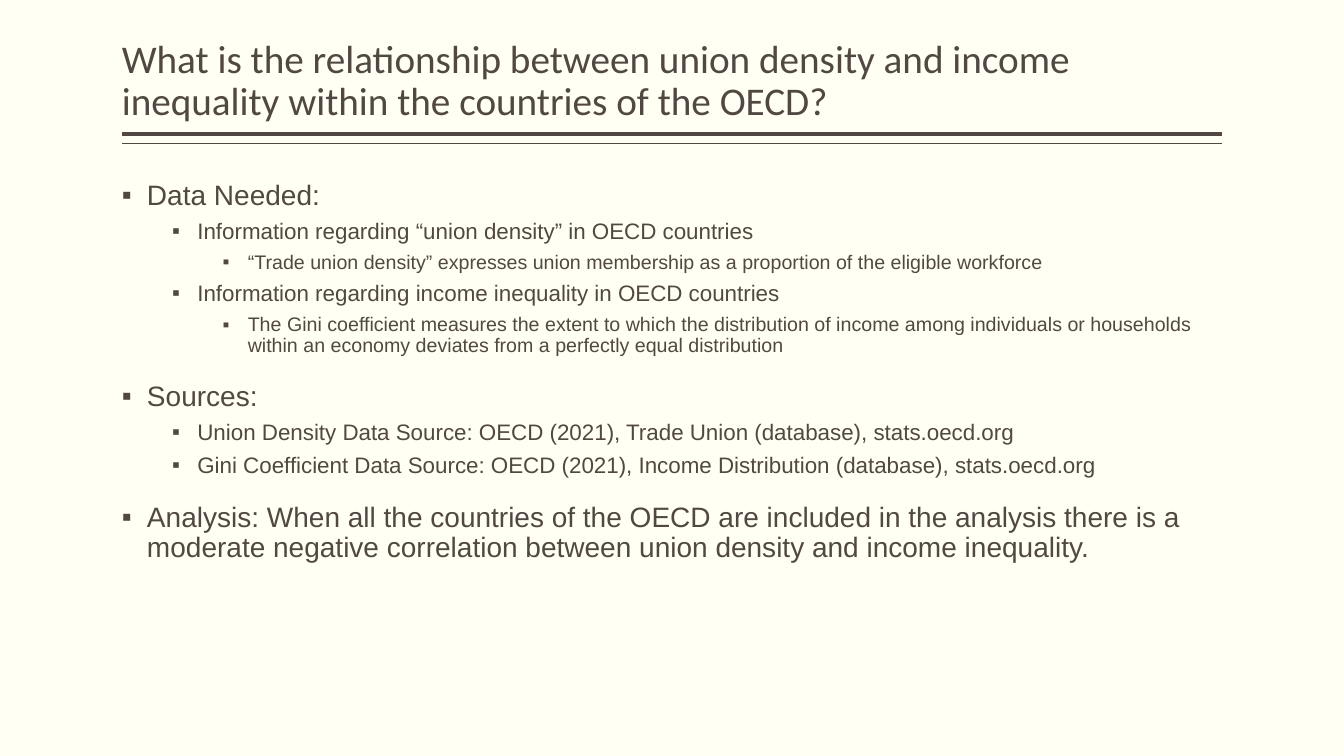
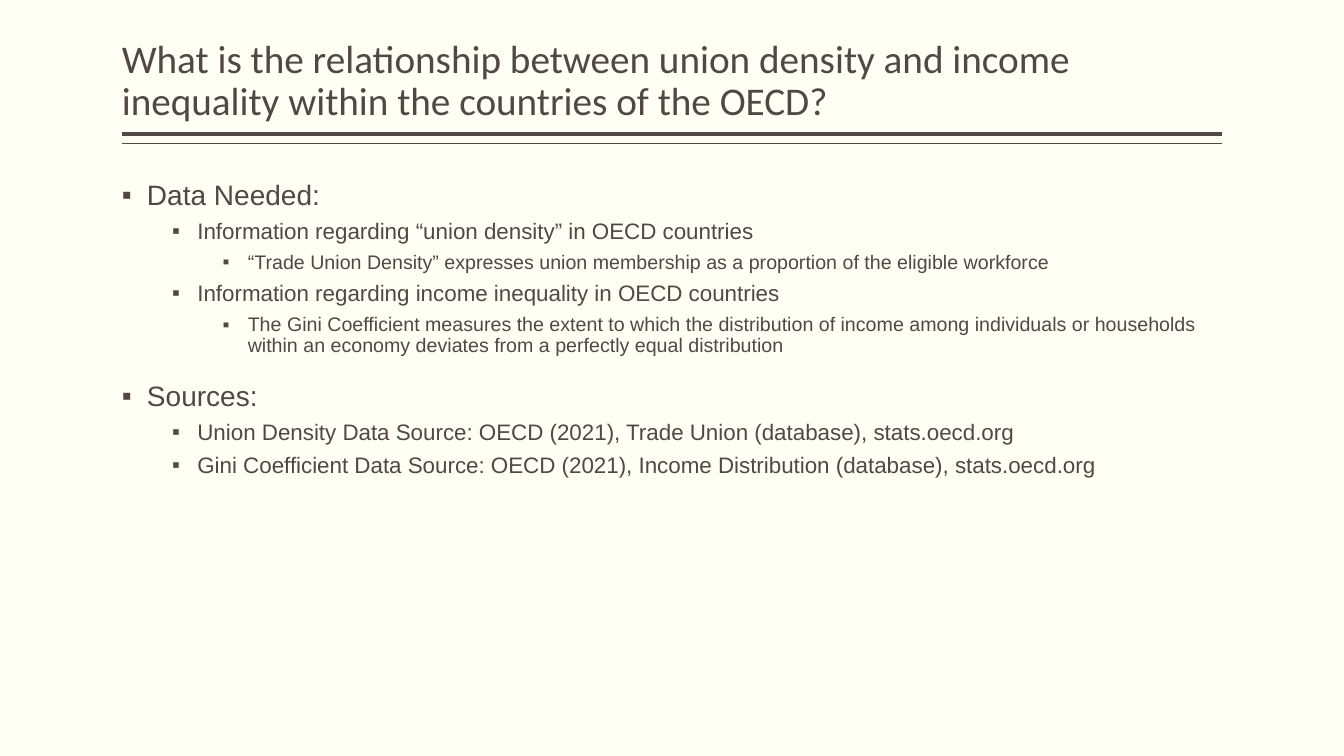
Before and after one commit to berrymatthewj/unionDensityProject, a slide deck: slide 3 of Union density and income inequality.pptx. Drawn at 1344x756 pixels with LibreOffice and Linux fonts; fonts in the diff are those of the drawing. Boxes give left, top, right and bottom in pixels: in the first picture for what was removed or moved away, otherwise in the second. Text is boxed around its words. In the diff, an @@ line names an element or a change of style, - is before the commit and + after.

```diff
--- a/Union density and income inequality.pptx
+++ b/Union density and income inequality.pptx
@@ text at bbox=[248, 254, 1049, 273]: text changed @@
-    ▪ “Trade union density” expresses union membership as a proportion of the eligible workforce
+    ▪ “Trade Union Density” expresses union membership as a proportion of the eligible workforce
@@ text at bbox=[248, 316, 1195, 356]: text changed @@
-    ▪ The Gini coefficient measures the extent to which the distribution of income among individuals or households within an economy deviates from a perfectly equal distribution
+    ▪ The Gini Coefficient measures the extent to which the distribution of income among individuals or households within an economy deviates from a perfectly equal distribution
@@ text at bbox=[147, 506, 1180, 562]: paragraph removed @@
-▪ Analysis: When all the countries of the OECD are included in the analysis there is a moderate negative correlation between union density and income inequality.
```
Also in this commit, not shown: 2 other slides changed, 5 slides added, 2 slides removed, 3 other files.
